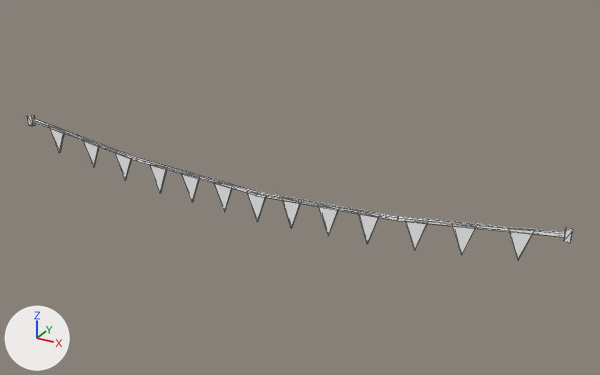
What one commit did to the glTF model assets/synty/simple_fantasy/models/SF_Prop_FlagString_01.glb.
Rendered twice from a camera (50 mm lens) standing at (0.0747, -0.1193, 0.1052) and looking at (0.0068, 0.0042, 0.0435). The axes (+X, +Y, +Z) are drawn at lower left. The lights are the same throughout. Mesh edges are drawn as thin lines.

The first picture shows 'SF_Prop_FlagString_01'.
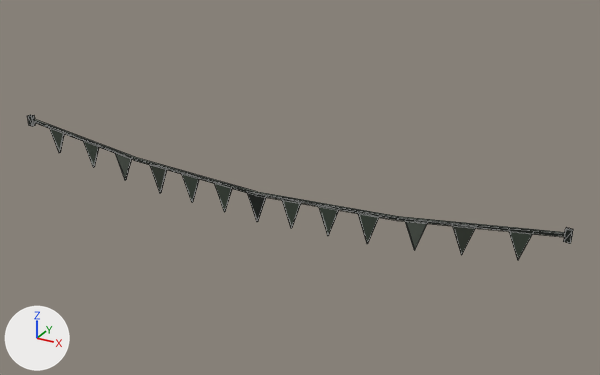
Where the change shows, as pixel boxes (x1, y1, x2, y2) in the pictures (600 x 375 px):
'SF_Prop_FlagString_01', surface changed: (28, 115, 573, 260) in both

Diff of the bpy script that builds the scene:
```diff
--- a/assets/synty/simple_fantasy/models/SF_Prop_FlagString_01.glb.py
+++ b/assets/synty/simple_fantasy/models/SF_Prop_FlagString_01.glb.py
@@ img_undead_footman_01 @@
+img_undead_footman_01 = load_image('Undead_Footman_01', '_unpacked/Undead_Footman_01', 512, 512, 'sRGB')
@@ mat_lambert660 @@
 mat_lambert660 = principled_material('lambert660')
-mat_lambert660.base_color = (1.0, 1.0, 1.0)  # white #ffffff
+mat_lambert660.texture = img_undead_footman_01
 mat_lambert660.roughness = 0.553
```
